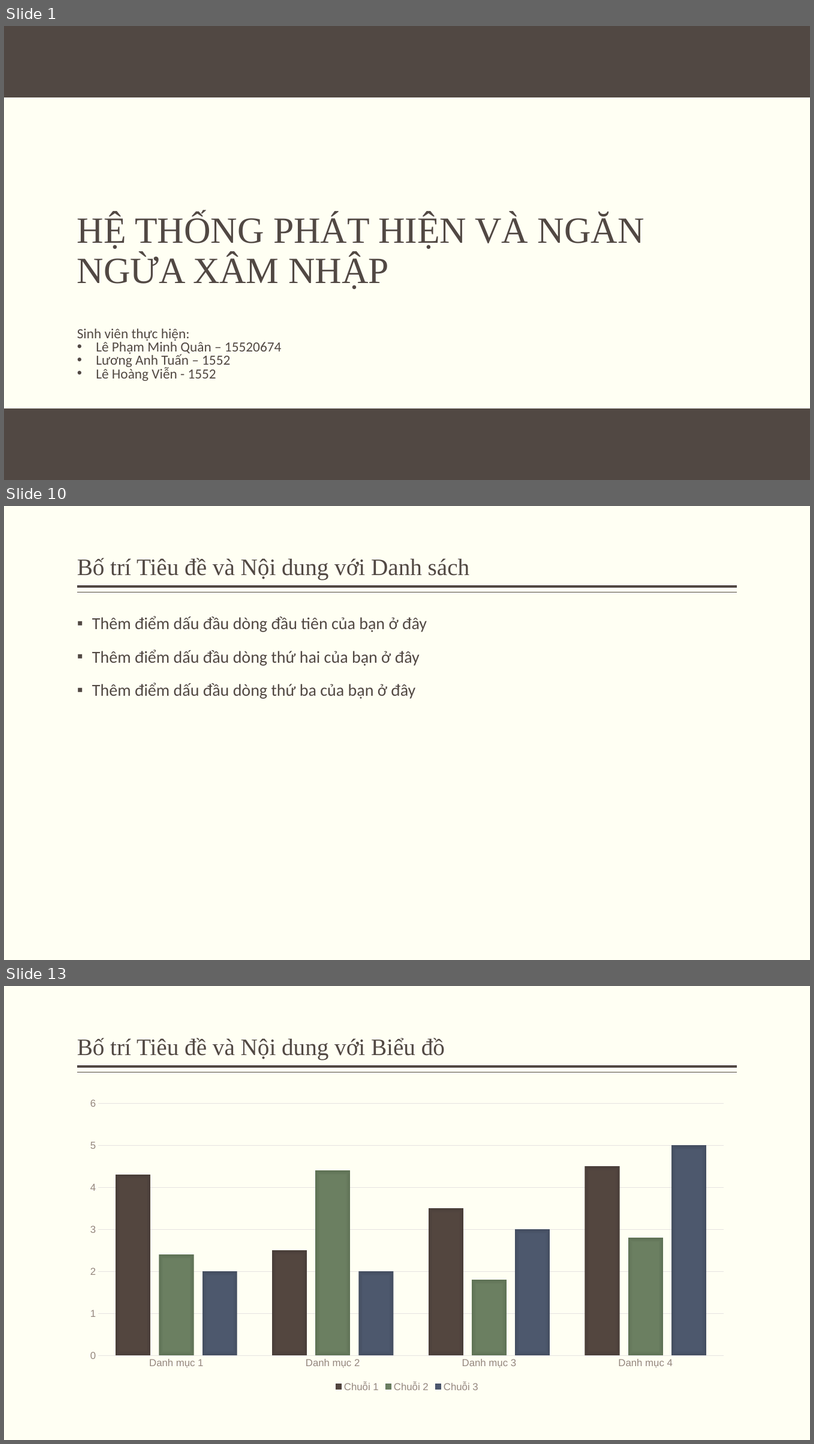
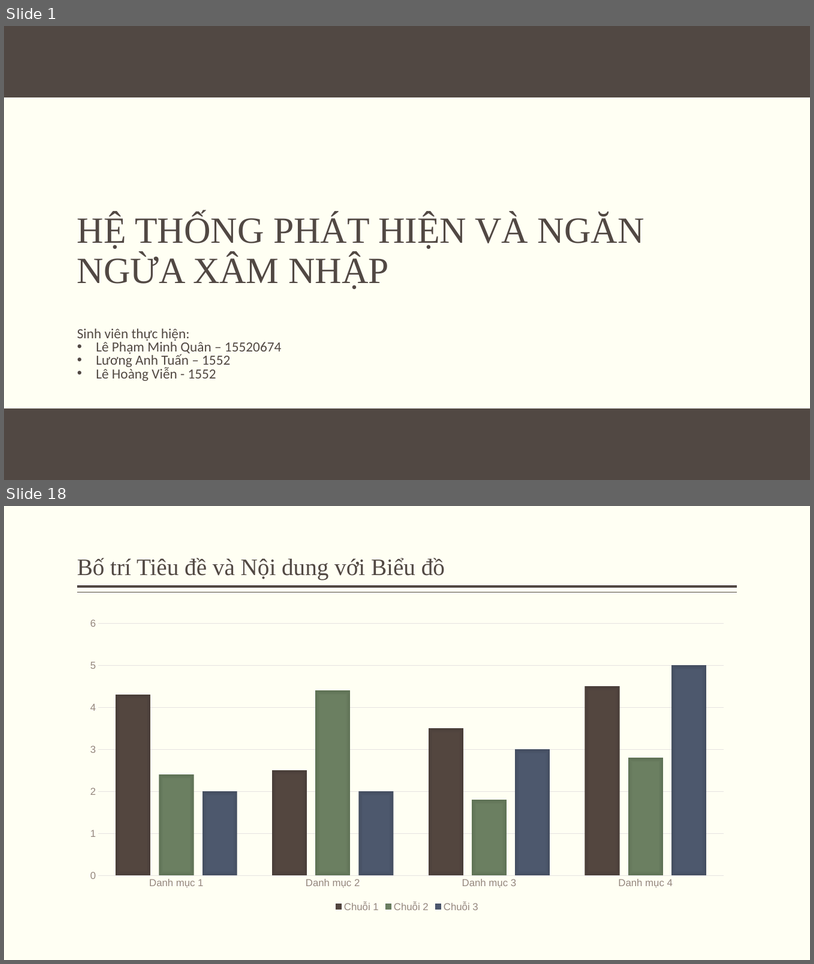
Before and after one commit to minhquan1418/do_an_ATMNC, a slide deck: silde.pptx. Shown one above the other, each under a label of ours: slides 1, 10 and 13 before the commit, slides 1 and 18 after it; the slides between them are not shown. The pictures are 814x1444 and 814x964 pixels, drawn with LibreOffice and Linux fonts; fonts in the diff are those of the drawing; background and template pictures are left out. Boxes give left, top, right and bottom in pixels: in the first picture for what was removed or moved away, otherwise in the second. Text is boxed around its words. In the diff, an @@ line names an element or a change of style, - is before the commit and + after.

```diff
--- a/silde.pptx
+++ b/silde.pptx
@@ slide 10 removed at bbox=[4, 506, 810, 960], background #FFFFF3; not listed: 2 template elements that a slide beside it also shows @@
@@ title removed at bbox=[77, 558, 470, 580] @@
-Bố trí Tiêu đề và Nội dung với Danh sách
@@ text removed at bbox=[92, 616, 427, 699] @@
-▪ Thêm điểm dấu đầu dòng đầu tiên của bạn ở đây
-▪ Thêm điểm dấu đầu dòng thứ hai của bạn ở đây
-▪ Thêm điểm dấu đầu dòng thứ ba của bạn ở đây
@@ what was slide 13 is now slide 18 @@
```
Also in this commit, not shown: 3 slides changed, 13 slides added, 7 other slides removed.
